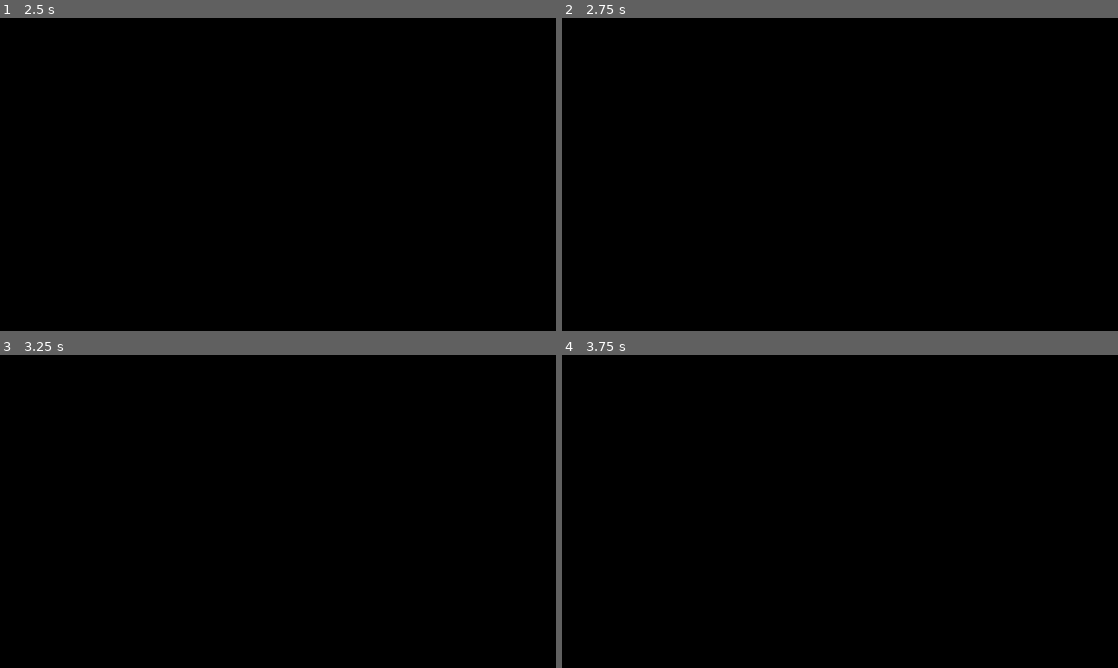
Above: before the commit, frames 1-4 (two rows, left to right).
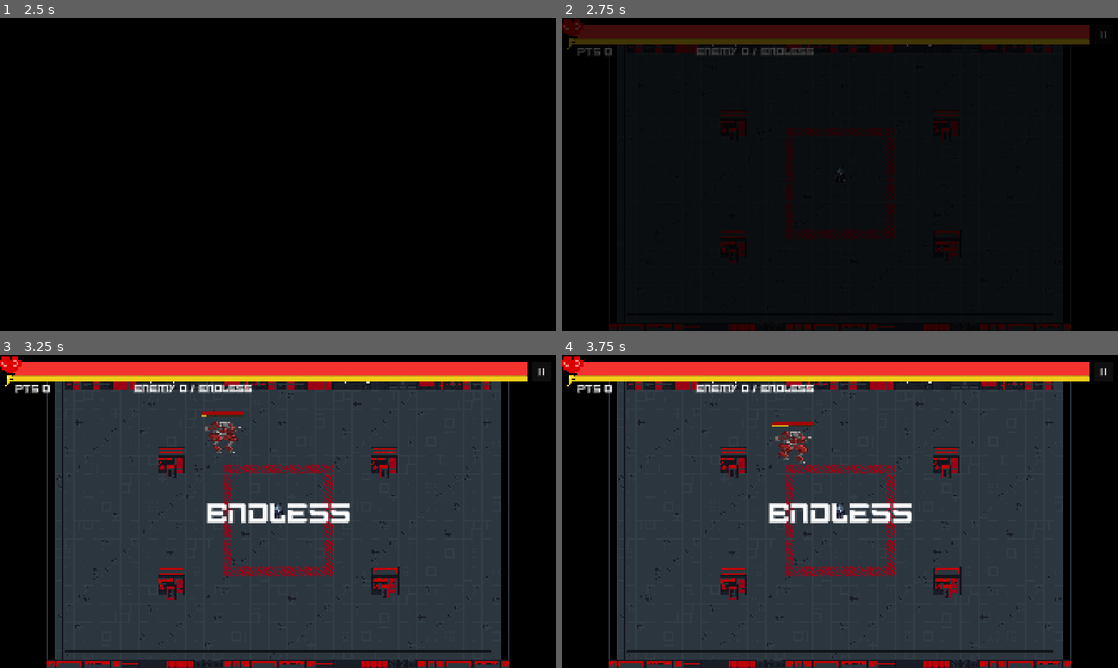
Above: after the commit, the same moments.

Repository: Oncomito/BBArsenal
Game: Godot game, scene res://scenes/ui/menus/splash.tscn
Two runs of this game, one before a commit and one after it. Both use one fixed random seed, a clock stepped at 60 frames per second and the inputs below.
Inputs (mouse positions are in pixels of both pictures, inside the frame that each line leads up to):
- Up to frame 1 (2.5 s): tap Enter (kb_enter) at 0.5 s; move the mouse to (400, 158) at 0.52 s; hold D (player_right) 0.53-1.25 s; hold Enter (kb_enter) 0.53-1.25 s; click (400, 158) at 0.67 s; click "Start" at 1.25 s; click "Endless" at 2 s
- Up to frame 2 (2.75 s): no input
- Up to frame 3 (3.25 s): move the mouse to (166, 527) at 2.77 s; hold S (player_down) from 2.78 s (still down); tap Space (player_dash) at 2.85 s
- Up to frame 4 (3.75 s): move the mouse to (895, 442) at 3.52 s; release S (player_down) at 3.53 s; hold D (player_right) from 3.53 s (still down); hold F (player_parry) from 3.53 s (still down)

Frame 1 is identical in both runs. In frame 2, 9.1% of the frame differs, in the area x 0-98%, y 0-100%; in frame 3, 80%; in frame 4, 80%.
Error before the commit: Parse Error: Function "_setup_flash_shader" has the same name as a previously declared function. (res://scenes/player/player.gd:906)
Error after the commit: Invalid assignment of property or key 'material' with value of type 'ShaderMaterial' on a base object of type 'null instance'. (res://scenes/player/player.gd:5…

Commit message:
Refactoring player code to OOP
Please read the comments inside player.gd

Diff:
--- a/scenes/enemies/mecha.gd
+++ b/scenes/enemies/mecha.gd
@@ -1,5 +1,4 @@
 extends CharacterBody2D
-## Standard ranged Mecha enemy with one shooting attack and HUD stat bars.
 
 const HIT_EFFECT_SCENE: PackedScene = preload("res://scenes/projectiles/hit.tscn")
 
--- a/scenes/enemies/mecha.tscn
+++ b/scenes/enemies/mecha.tscn
@@ -89,10 +89,17 @@
 }]
 
 [sub_resource type="RectangleShape2D" id="RectangleShape2D_body"]
-size = Vector2(180, 210)
+size = Vector2(180, 62)
+
+[sub_resource type="CircleShape2D" id="CircleShape2D_behr0"]
+radius = 124.0
+
+[sub_resource type="CapsuleShape2D" id="CapsuleShape2D_sgj0o"]
+radius = 90.0
+height = 232.0
 
 [node name="Mecha" type="CharacterBody2D" unique_id=1926874390 groups=["enemy"]]
-collision_layer = 2
+collision_layer = 8
 collision_mask = 4
 script = ExtResource("2_mecha_script")
 
@@ -134,14 +141,21 @@
 frame_progress = 0.6293927
 
 [node name="CollisionShape2D" type="CollisionShape2D" parent="." unique_id=1170252100]
-position = Vector2(0, -115)
+position = Vector2(-5, -32)
 shape = SubResource("RectangleShape2D_body")
 
 [node name="Hitbox" type="Area2D" parent="." unique_id=1894012301]
-collision_layer = 2
-collision_mask = 0
+collision_layer = 0
 monitoring = false
 
 [node name="CollisionShape2D" type="CollisionShape2D" parent="Hitbox" unique_id=1894012302]
-position = Vector2(0, -115)
-shape = SubResource("RectangleShape2D_body")
+position = Vector2(-1, 0)
+shape = SubResource("CircleShape2D_behr0")
+
+[node name="Bodybox" type="StaticBody2D" parent="." unique_id=23269828]
+collision_layer = 2
+collision_mask = 3
+
+[node name="CollisionShape2D2" type="CollisionShape2D" parent="Bodybox" unique_id=1484254094]
+position = Vector2(-5, -117)
+shape = SubResource("CapsuleShape2D_sgj0o")
--- a/scenes/levels/level_1_arena.gd
+++ b/scenes/levels/level_1_arena.gd
@@ -31,10 +31,11 @@
 @onready var trap_door_zone: Area2D = get_node_or_null("TrapDoorZone")
 
 func _ready() -> void:
-	AudioManager.play_music("gameplay")
 	if not is_instance_valid(player):
 		player = get_tree().get_first_node_in_group("player") as CharacterBody2D
 	_setup_trapdoor_zone()
+	AudioManager.play_music("gameplay")
+	AudioManager.fade_in(0.5)
 
 	if spawner:
 		if "auto_start_on_ready" in spawner:
--- a/scenes/levels/level_1_arena.tscn
+++ b/scenes/levels/level_1_arena.tscn
@@ -352,6 +352,15 @@
 
 [node name="Level1CyberArena" type="Node2D" unique_id=1847605930]
 
+[node name="ReferenceRect" type="ReferenceRect" parent="." unique_id=1392435941]
+offset_left = -1345.0027
+offset_top = -765.0
+offset_right = -1304.0042
+offset_bottom = -727.9722
+scale = Vector2(65.636604, 41.428394)
+border_width = 0.0
+editor_only = false
+
 [node name="Floor" type="TileMapLayer" parent="." unique_id=1263263212]
 use_parent_material = true
 scale = Vector2(4, 4)
@@ -393,7 +402,8 @@
 unique_name_in_owner = true
 y_sort_enabled = true
 
-[node name="Spawner" parent="Ordering" unique_id=775625807 instance=ExtResource("8_spawner")]
+[node name="Spawner" parent="Ordering" unique_id=775625807 node_paths=PackedStringArray("spawn_area") instance=ExtResource("8_spawner")]
+spawn_area = NodePath("../../ReferenceRect")
 
 [node name="ServerNE" parent="Ordering" unique_id=1208983105 instance=ExtResource("5_6w6pw")]
 position = Vector2(768, -320)
--- a/scenes/levels/level_1_arena_dev.tscn
+++ b/scenes/levels/level_1_arena_dev.tscn
@@ -357,6 +357,15 @@
 [node name="Level1CyberArena" type="Node2D" unique_id=1847605930]
 script = ExtResource("7_lvl1")
 
+[node name="ReferenceRect" type="ReferenceRect" parent="." unique_id=1910747858]
+offset_left = -1345.0027
+offset_top = -765.0
+offset_right = -1304.0042
+offset_bottom = -727.9722
+scale = Vector2(65.636604, 41.428394)
+border_width = 0.0
+editor_only = false
+
 [node name="TrapDoor" type="TileMapLayer" parent="." unique_id=1322914597]
 use_parent_material = true
 scale = Vector2(4, 4)
@@ -418,8 +427,9 @@
 
 [node name="Player" parent="Ordering" unique_id=770284520 instance=ExtResource("5_rsvrn")]
 
-[node name="Spawner" parent="." unique_id=2033225972 instance=ExtResource("6_c0kos")]
+[node name="Spawner" parent="." unique_id=2033225972 node_paths=PackedStringArray("spawn_area") instance=ExtResource("6_c0kos")]
 visible = false
+spawn_area = NodePath("../ReferenceRect")
 
 [node name="TrapDoorZone" type="Area2D" parent="." unique_id=1954001234]
 monitoring = false
--- a/scenes/levels/level_boss_dev.tscn
+++ b/scenes/levels/level_boss_dev.tscn
@@ -5,9 +5,7 @@
 [ext_resource type="Texture2D" uid="uid://crnyw87fqibnl" path="res://assets/sprites/environment/neo_zero_03.png" id="3_go5vw"]
 [ext_resource type="PackedScene" uid="uid://bhvd1xjol6d7v" path="res://scenes/obstacles/server.tscn" id="4_dbe7w"]
 [ext_resource type="PackedScene" uid="uid://bmbs7r5mwg5av" path="res://scenes/player/player.tscn" id="5_rsvrn"]
-[ext_resource type="PackedScene" uid="uid://bak0col2suuby" path="res://scenes/spawner/spawner.tscn" id="6_c0kos"]
 [ext_resource type="Script" uid="uid://cb5la4y272qls" path="res://scenes/levels/level_1_arena.gd" id="7_lvl1"]
-[ext_resource type="PackedScene" uid="uid://d3mecha8boss1" path="res://scenes/enemies/mecha_boss.tscn" id="8_boss"]
 
 [sub_resource type="TileSetAtlasSource" id="TileSetAtlasSource_qxqh0"]
 texture = ExtResource("1_8uoes")
@@ -420,14 +418,6 @@
 
 [node name="Player" parent="Ordering" unique_id=770284520 instance=ExtResource("5_rsvrn")]
 
-[node name="Spawner" parent="." unique_id=2033225972 instance=ExtResource("6_c0kos")]
-visible = false
-enemy_scene = ExtResource("8_boss")
-enemy_scenes = Array[PackedScene]([ExtResource("8_boss")])
-max_enemies = 1
-base_enemies_per_level = 1
-enemies_increase_per_level = 0
-
 [node name="TrapDoorZone" type="Area2D" parent="." unique_id=1954001234]
 monitoring = false
 monitorable = false
--- a/scenes/player/player.gd
+++ b/scenes/player/player.gd
@@ -1,6 +1,14 @@
 class_name Player
-
 extends CharacterBody2D
+
+# INFO: So, yeah, I actually changed the structure to be Object-Oriented Programming.
+# Why? Because with OOP, all functions can be localized to specific uses.
+# For example, func input_move is now localized inside MovementController because its uses are only to do player movement.
+# You can say, it is like compartments for building, which makes the functions much more distinguishable.
+
+# All global variable exist after the classes definition.
+
+# WARN: This is not finished. I will probably refactor this again.
 
 const HIT_EFFECT_SCENE := preload("res://scenes/projectiles/hit.tscn")
 
@@ -9,8 +17,6 @@
 signal player_died
 signal dash_count_changed(current_count: int, max_count: int)
 
-# var movement: PlayerMovement
-# var visual: PlayerVisualla
 
 class MovementController:
 	var actor: Variant
@@ -98,7 +104,7 @@
 		if not did_bounce:
 			return
 
-		actor.energize(5.0)
+		actor.energize(ceilf(actor.dash_energy_cost / 4.0))
 		actor._bounce_lock_timer = actor.bounce_lockout
 
 		var incoming_speed := pre_collision_velocity.length()
@@ -622,10 +628,12 @@
 @export var dash_speed_multiplier: float = 2.5
 @export_range(1.0, 2.0, 0.05) var dash_bounce_factor: float = 1.1
 @export var dash_bounce_acceleration_multiplier: float = 1.12
-@export var bounce_factor: float = 1.1
-@export var min_bounce_speed: float = 100.0
+@export var bounce_factor: float = 1.0
+@export var min_bounce_speed: float = 0.0
 @export var bounce_lockout: float = 0.06
-var _bounce_lock_timer: float = 0.0
+@export var max_bounce_speed: float = 4200.0
+@export var max_bounce_acceleration: float = 2800.0
+@export var bounce_boost_decay: float = 2000.0
 
 @export_group("Health")
 @export var max_health: float = 100.0
@@ -634,6 +642,7 @@
 @export var max_energy: float = 100.0
 @export var dash_energy_cost: float = 20.0
 @export var dash_cooldown: float = 0.2
+@export var dash_duration: float = 0.16
 @export var energy_regen_rate: float = 10.0
 @export var energy_regen_delay: float = 1.0
 @export var energy_exhausted_regen_delay: float = 1.5
@@ -642,10 +651,29 @@
 @export var parry_cooldown: float = 0.75
 @export_range(0.0, 1.0, 0.05) var speed_damage_min_speed_ratio: float = 0.5
 @export var dash_invulnerability_duration: float = 0.25
+@export var dash_chain_invulnerability_duration: float = 0.15
 @export var parry_invulnerability_duration: float = 0.2
+
+
+@export var dash_enemy_bounce_factor: float = 1.0
+@export var dash_final_bounce_factor: float = 1.02
+@export var dash_chain_max_speed: float = 4200.0
+@export var dash_chain_min_segment_time: float = 0.25
+@export var dash_chain_max_segment_time: float = 4.0
+@export var dash_chain_time_padding: float = 0.18
+
+
+@export_range(0.0, 180.0, 1.0) var dash_chain_max_angle: float = 75.0
+@export var dash_hit_radius: float = 200.0
+@export var parry_radius: float = 140.0
 
 @export_group("Shield")
 @export var shield_drain_rate: float = 10.0
+@export var shield_damage_energy_multiplier: float = 1.2
+
+@export_group("Hit Detection")
+@export var player_hit_center_offset: Vector2 = Vector2(0.0, -75.0)
+@export var enemy_hit_center_offset: Vector2 = Vector2(0.0, -115.0)
 
 @export_group("Camera Shake")
 @export_range(0.0, 5.0, 0.1) var shake_multiplier: float = 1.0
@@ -654,6 +682,7 @@
 @export var wall_hit_shake_duration: float = 0.15
 @export var damage_shake_intensity: float = 48.0
 @export var damage_shake_duration: float = 0.28
+
 
 var normal_speed: float = speed
 var base_acceleration: float = acceleration
@@ -663,6 +692,8 @@
 var dash_cooldown_timer: float = 0.0
 var parry_cooldown_timer: float = 0.0
 var _invulnerability_timer: float = 0.0
+var _bounce_lock_timer: float = 0.0
+
 var is_exhausted: bool = false
 var is_dead: bool = false
 var is_dashing: bool = false
@@ -671,13 +702,16 @@
 var is_attacking: bool = false
 var is_shield_active: bool = false
 var is_transitioning: bool = false
+
+
 var _dash_hit_enemies: Array = []
+var _dash_chain_active: bool = false
+var _dash_chain_target: Node2D = null
 var _locked_animation: String = ""
 
 var _shake_intensity: float = 0.0
 var _shake_timer: float = 0.0
 var _shake_duration: float = 0.0
-
 var flash_material: ShaderMaterial
 
 
@@ -687,12 +721,12 @@
 var visual_controller
 
 
-@onready var animated_sprite: AnimatedSprite2D = %Sprite
-@onready var camera: Camera2D = %Camera
+@onready var animated_sprite: AnimatedSprite2D = $AnimatedSprite2D
+@onready var camera: Camera2D = $Camera2D
 @onready var dash_timer: Timer = %DashTimer
 @onready var parry_timer: Timer = %ParryTimer
-@onready var hitbox: Area2D = %Hitbox
-@onready var shield: PlayerShield = %Shield
+@onready var hitbox: Area2D = $Hitbox
+@onready var shield: PlayerShield = $Shield
 
 
 func _ready() -> void:
@@ -718,21 +752,6 @@
 	visual_controller.setup_flash_shader()
 	health_changed.emit(health, max_health)
 	_emit_energy_changed()
-
-func _setup_flash_shader() -> void:
-	var shader := load("res://shaders/white_flash.gdshader") as Shader
-	if shader:
-		flash_material = ShaderMaterial.new()
-		flash_material.shader = shader
-		animated_sprite.material = flash_material
-
-func flash_white(duration: float = 0.1) -> void:
-	if flash_material:
-		flash_material.set_shader_parameter("flash", true)
-		get_tree().create_timer(duration).timeout.connect(func():
-			if is_instance_valid(flash_material):
-				flash_material.set_shader_parameter("flash", false)
-		)
 
 func _process(delta: float) -> void:
 	visual_controller.update_camera_shake(delta)
--- a/scenes/spawner/spawner.gd
+++ b/scenes/spawner/spawner.gd
@@ -3,6 +3,7 @@
 signal all_enemies_cleared
 
 @export var enemy_scene: PackedScene = preload("res://scenes/enemies/mecha.tscn")
+@export var spawn_area: ReferenceRect
 @export var enemy_scenes: Array[PackedScene] = [
 	preload("res://scenes/enemies/mecha.tscn")
 ]
@@ -19,7 +20,6 @@
 var wave_cleared: bool = false
 var is_endless: bool = false
 
-@onready var spawn_area: ReferenceRect = $ReferenceRect
 @onready var timer: Timer = $Timer
 @onready var layer: Node2D = self.get_parent()
 
--- a/scenes/spawner/spawner.tscn
+++ b/scenes/spawner/spawner.tscn
@@ -8,12 +8,3 @@
 [node name="Timer" type="Timer" parent="." unique_id=1724294395]
 wait_time = 5.0
 autostart = true
-
-[node name="ReferenceRect" type="ReferenceRect" parent="." unique_id=1049447554]
-offset_left = -1345.0027
-offset_top = -765.0
-offset_right = -1304.0042
-offset_bottom = -727.9722
-scale = Vector2(65.636604, 41.428394)
-border_width = 0.0
-editor_only = false
--- a/scenes/ui/menus/chose_gameplay.gd
+++ b/scenes/ui/menus/chose_gameplay.gd
@@ -19,7 +19,8 @@
 		return
 	_is_busy = true
 	AudioManager.play_sfx("click")
-	AudioManager.play_music("gameplay")
+	AudioManager.fade_out(2.0)
+	# AudioManager.play_music("gameplay")
 
 	GameManager.game_mode = mode
 	GameManager.reset_run()
--- a/scenes/ui/menus/main_menu_ui.gd
+++ b/scenes/ui/menus/main_menu_ui.gd
@@ -11,7 +11,7 @@
 	get_tree().paused = false
 	if not AudioManager.is_playing():
 		AudioManager.play_music("menu")
-		AudioManager.fade_in(0.5)
+		AudioManager.fade_in(1.2)
 	if start_button:
 		start_button.grab_focus()
 	if GameManager.is_black_screen_active:
